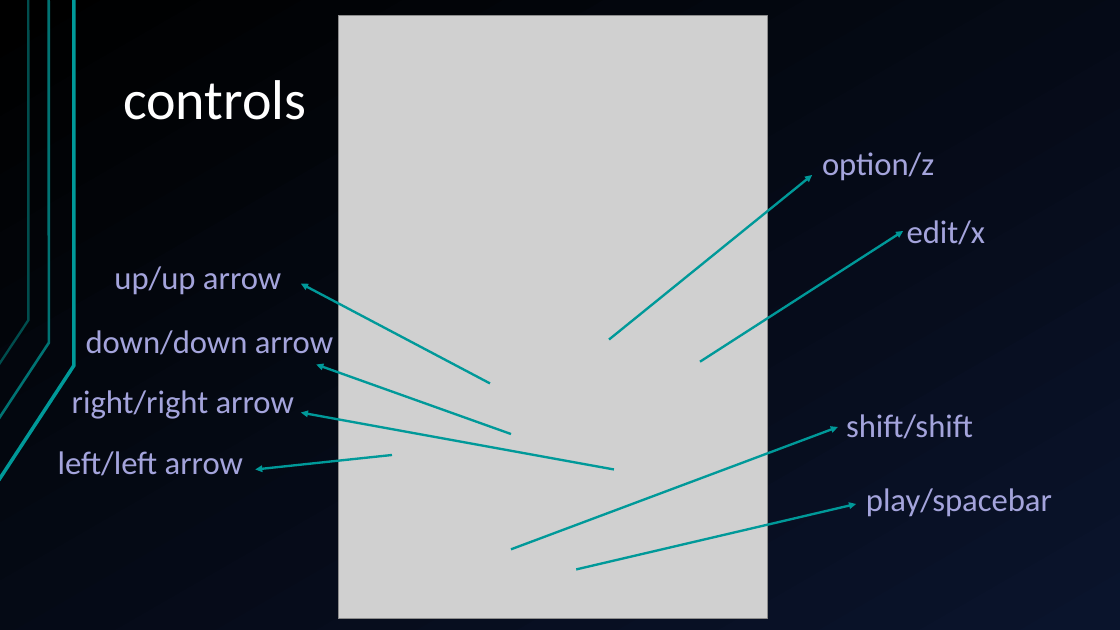
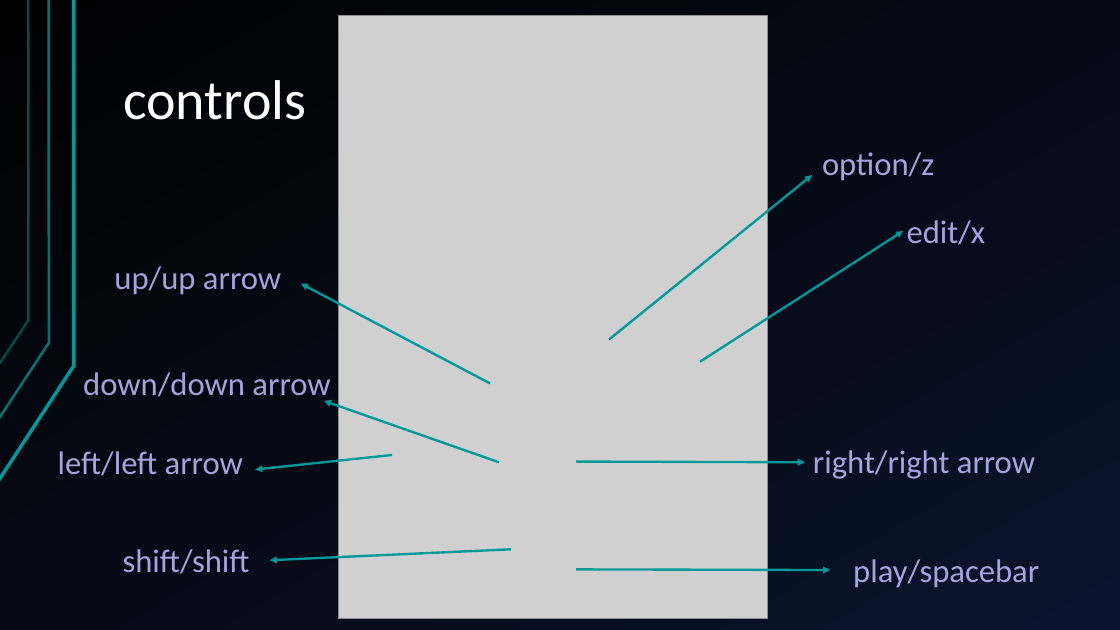
Before and after one commit to jegasus/m8-tracker-workshop, a slide deck: slide 9 of slides_v1.odp. Drawn at 1120x630 pixels with LibreOffice and Linux fonts; fonts in the diff are those of the drawing; grey boxes stand for pictures. Boxes give left, top, right and bottom in pixels: in the first picture for what was removed or moved away, otherwise in the second. Text is boxed around its words. In the diff, an @@ line names an element or a change of style, - is before the commit and + after.

```diff
--- a/slides_v1.odp
+++ b/slides_v1.odp
@@ text "down/down arrow" rewrapped from [86, 330, 333, 355] to [83, 372, 330, 404] @@
@@ arrow removed from (614, 470) to (301, 413) @@
@@ arrow moved from (511, 434) - (316, 365) to (499, 462) - (324, 401) @@
@@ text "right/right arrow": place and size @@
-text "right/right arrow" at [72, 390, 294, 419]
+text "right/right arrow" at [813, 450, 1035, 479]
@@ arrow moved from (511, 549) - (838, 427) to (576, 461) - (805, 462) @@
@@ text "shift/shift": place and size @@
-text "shift/shift" at [846, 414, 973, 439]
+text "shift/shift" at [123, 549, 250, 574]
@@ arrow added from (511, 549) to (270, 560), #009999 2.01 pt @@
@@ text "play/spacebar": place and size @@
-text "play/spacebar" at [866, 488, 1052, 517]
+text "play/spacebar" at [853, 559, 1039, 588]
@@ arrow moved from (576, 570) - (856, 504) to (576, 570) - (830, 571) @@
```
Also in this commit, not shown: 4 other slides changed, 4 slides added, 1 slide removed.
